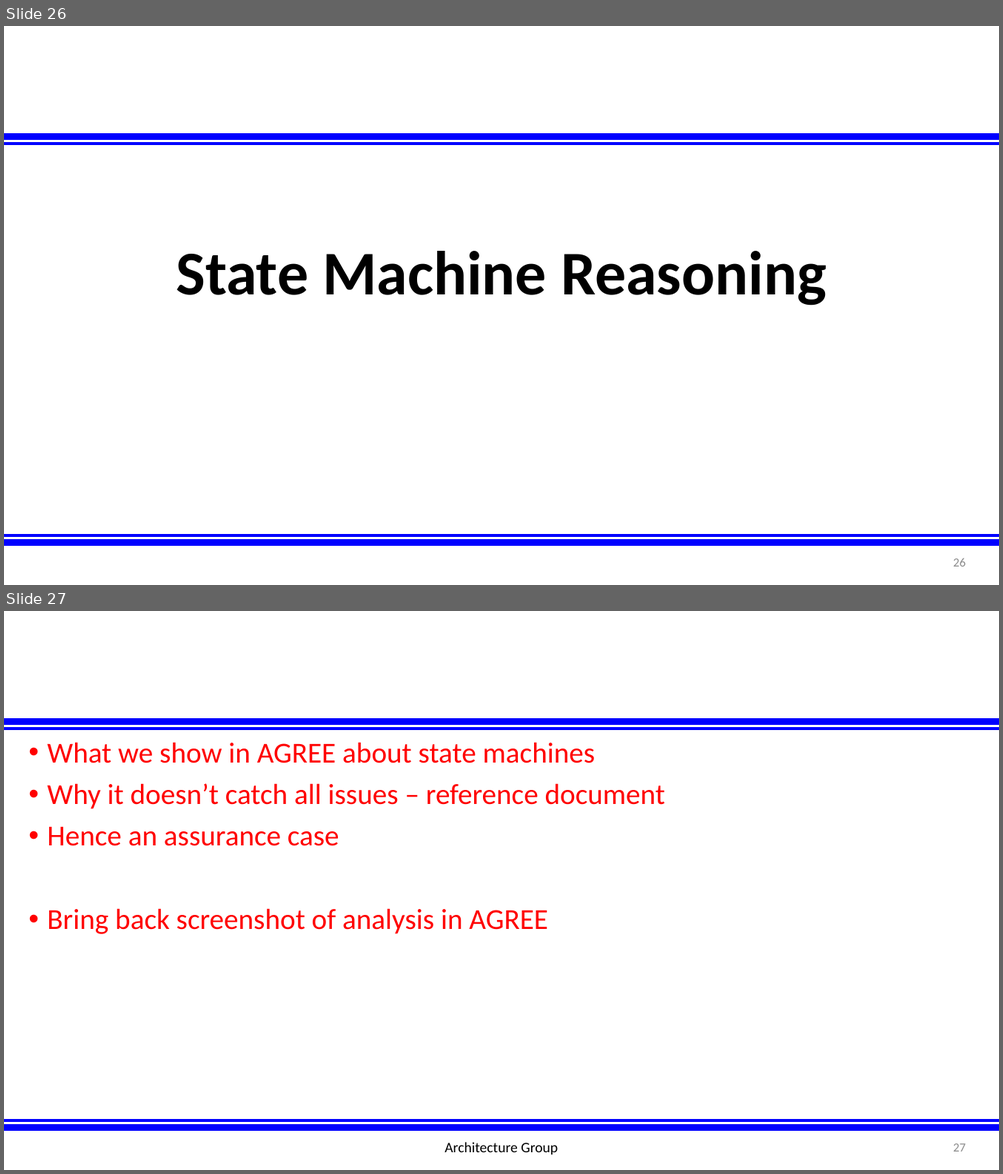
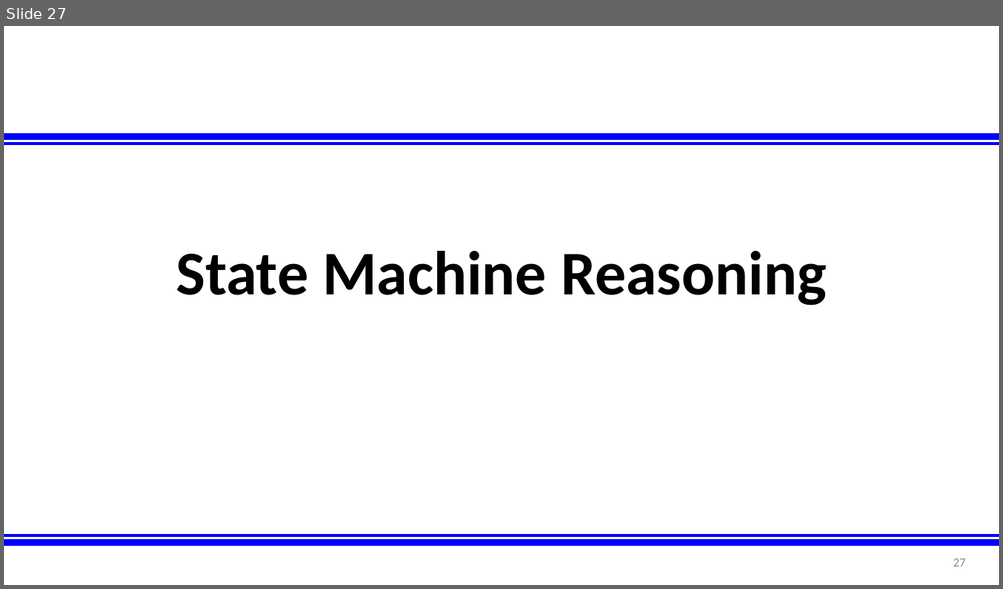
Before and after one commit to afrl-rq/OpenUxAS-SoI, a slide deck: presentations/S5_SoI_Architecture_Group.pptx. Shown one above the other, each under a label of ours: slides 26 and 27 before the commit, slide 27 after it. The pictures are 1003x1174 and 1003x589 pixels, drawn with LibreOffice and Linux fonts; fonts in the diff are those of the drawing; background and template pictures are left out. Boxes give left, top, right and bottom in pixels: in the first picture for what was removed or moved away, otherwise in the second. Text is boxed around its words. In the diff, an @@ line names an element or a change of style, - is before the commit and + after.

```diff
--- a/presentations/S5_SoI_Architecture_Group.pptx
+++ b/presentations/S5_SoI_Architecture_Group.pptx
@@ slide 27 removed at [4, 611, 999, 1170], background #FFFFFF; not listed: 5 template elements that a slide beside it also shows @@
@@ text removed at [47, 742, 665, 934] @@
-• What we show in AGREE about state machines
-• Why it doesn’t catch all issues – reference document
-• Hence an assurance case
-• Bring back screenshot of analysis in AGREE
@@ text removed at [444, 1142, 558, 1155] @@
-Architecture Group
@@ what was slide 26 is now slide 27 @@
@@ page number at [953, 559, 965, 567]: text changed @@
-26
+27
```
Also in this commit, not shown: 1 slide changed, 3 slides added.
